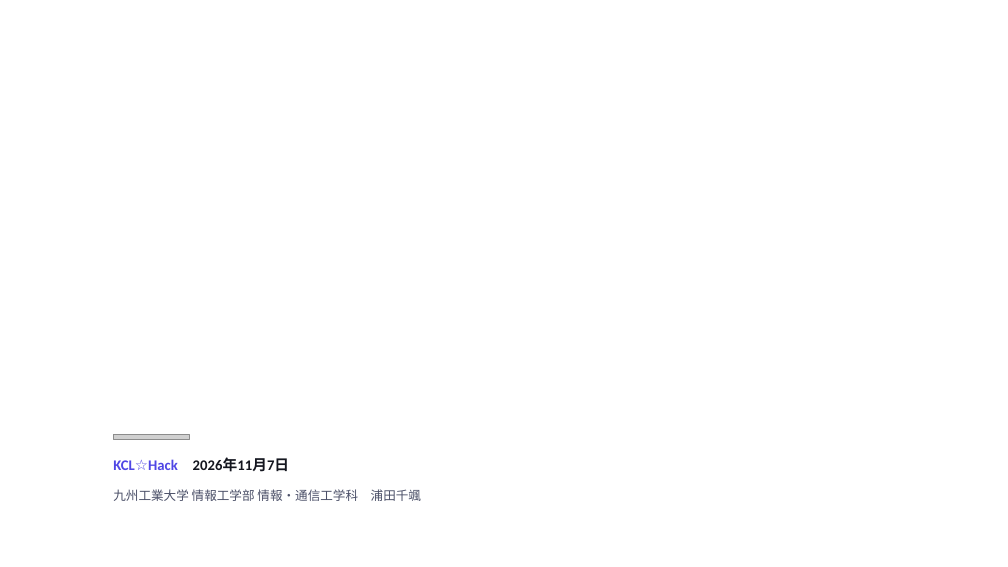
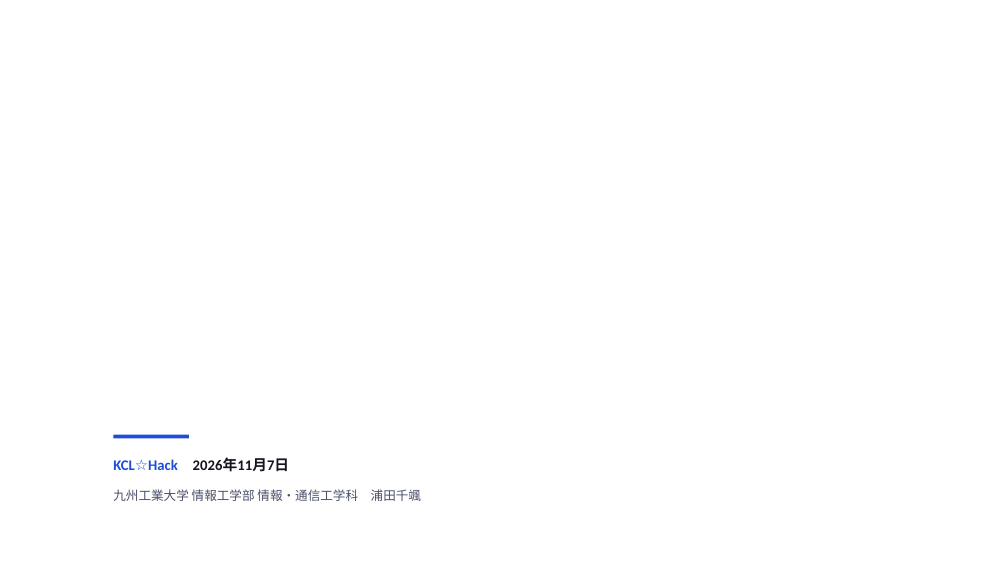
Before and after one commit to chihaya0621/unicircle-connect-v2, a slide deck: slide 1 of docs/slides/20261107_UniCircle_Connect_発表/UniCircle Connect 発表.pptx. Drawn at 1008x567 pixels with LibreOffice and Linux fonts; fonts in the diff are those of the drawing; grey boxes stand for pictures; background and template pictures are left out. Boxes give left, top, right and bottom in pixels: in the first picture for what was removed or moved away, otherwise in the second. Text is boxed around its words. In the diff, an @@ line names an element or a change of style, - is before the commit and + after.

```diff
--- a/docs/slides/20261107_UniCircle_Connect_発表/UniCircle Connect 発表.pptx
+++ b/docs/slides/20261107_UniCircle_Connect_発表/UniCircle Connect 発表.pptx
@@ picture removed at bbox=[113, 435, 189, 439] @@
@@ rectangle added at bbox=[113, 435, 189, 439], fill #1D4ED8 @@
@@ text "KCL☆Hack 2026年11月7日" at bbox=[113, 458, 289, 472]: text colour #4F46E5 to #1D4ED8 in "KCL☆Hack" @@
```
Also in this commit, not shown: 8 other slides changed, 10 other files.
